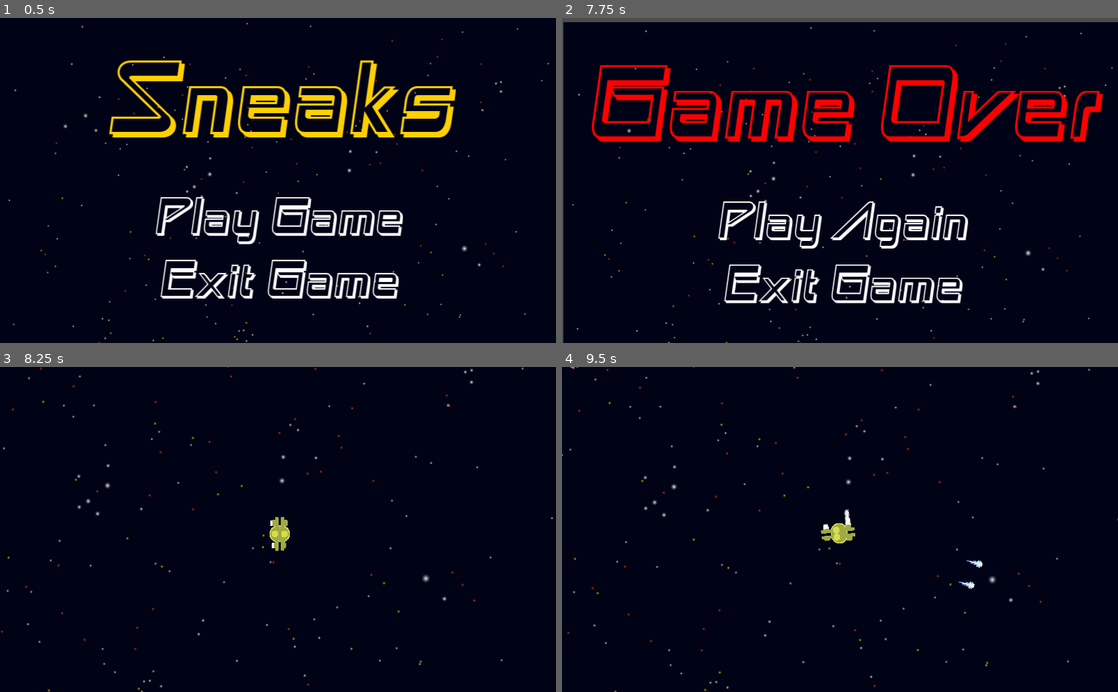
Above: before the commit, frames 1-4 (two rows, left to right).
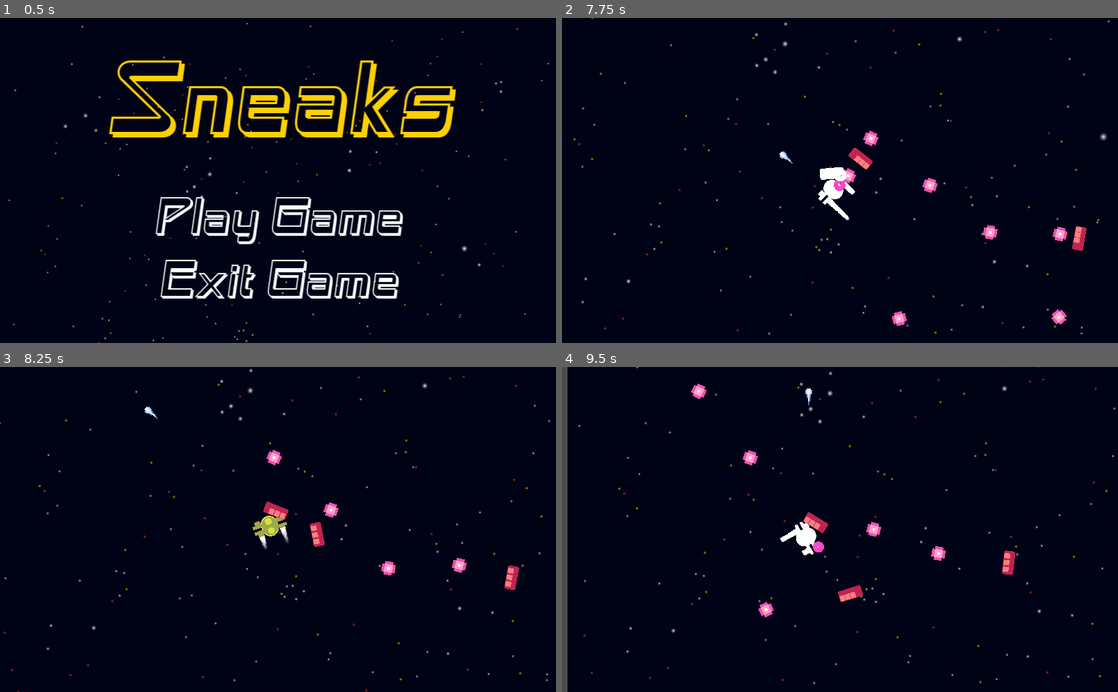
Above: after the commit, the same moments.

Repository: Zhanzo/sneaks
Game: Godot game, scene res://menus/main_menu/MainMenu.tscn
Two runs of this game, one before a commit and one after it. Both use one fixed random seed, a clock stepped at 60 frames per second and the inputs below.
Inputs (mouse positions are in pixels of both pictures, inside the frame that each line leads up to):
- Up to frame 1 (0.5 s): no input
- Up to frame 2 (7.75 s): click "Play Game" at 0.5 s; tap Enter at 1.25 s; hold Right (ui_right) 1.28-2.03 s; tap Space (ui_select) at 1.52, 2.27, 3.77, 4.52, 5.27, 6.77, 7.52 s; hold Left (ui_left) 2.03-2.78 s; hold Right (ui_right) 2.78-3.53 s; hold Up (ui_up) 3.53-4.28 s; hold Left (ui_left) 4.28-6.53 s; hold Right (ui_right) 6.53-7.28 s; hold Up (ui_up) from 7.28 s (still down)
- Up to frame 3 (8.25 s): release Up (ui_up) at 8 s; click (278, 568) at 8 s, where only the run before the commit has a clickable "Play Again"
- Up to frame 4 (9.5 s): hold Right (ui_right) from 8.78 s (still down); tap Space (ui_select) at 9.02 s

Frame 1 is identical in both runs. In frame 2, 14% of the frame differs, in the area x 0-100%, y 0-100%; in frame 3, 2.2%; in frame 4, 3.5%.

Commit message:
Add grayscale effect when player is almost dead.

Diff:
--- a/entities/player/Player.gd
+++ b/entities/player/Player.gd
@@ -2,16 +2,22 @@
 class_name Player
 
 
-signal is_hit(trauma)
+signal is_hit(trauma, health)
+signal health_regained(health)
 
 const _BULLET: PackedScene = preload("res://bullets/player_bullet/PlayerBullet.tscn")
 
 export var _bullet_kickback: int
+export var _max_health: int
 
-onready var _bullet_spawn1 : Position2D = $PlayerRig/Body/RightCannon/BulletSpawn1
-onready var _bullet_spawn2 : Position2D = $PlayerRig/Body/RightCannon/BulletSpawn2
-onready var _exhaust1 : Particles2D = $PlayerRig/Body/LeftCannon/Exhaust1
-onready var _exhaust2 : Particles2D = $PlayerRig/Body/LeftCannon/Exhaust2
+var is_hit := false
+
+onready var _hit_timer := $HitTimer
+onready var _health_regen_timer := $HealthRegenTimer
+onready var _bullet_spawn1: Position2D = $PlayerRig/Body/RightCannon/BulletSpawn1
+onready var _bullet_spawn2: Position2D = $PlayerRig/Body/RightCannon/BulletSpawn2
+onready var _exhaust1: Particles2D = $PlayerRig/Body/LeftCannon/Exhaust1
+onready var _exhaust2: Particles2D = $PlayerRig/Body/LeftCannon/Exhaust2
 onready var _animation_tree: AnimationTree = $PlayerRig/AnimationTree
 onready var _animation_state: AnimationNodeStateMachinePlayback = _animation_tree.get(
 	"parameters/playback"
@@ -21,12 +27,18 @@
 func hurt(damage_taken: int) -> void:
 	_health -= damage_taken
 	_hit_animation_player.play("hurt")
-	emit_signal("is_hit", _trauma)
+	emit_signal("is_hit", _trauma, _health)
+	_hit_timer.start()
+	is_hit = true
 
 	# If the player's health reaches zero the game is over
 	if _health <= 0:
 		if get_tree().change_scene("res://menus/game_over_menu/GameOverMenu.tscn") != OK:
 			print("Error occured when switching scene")
+
+
+func _ready() -> void:
+	_health = _max_health
 
 
 func _process(_delta: float) -> void:
@@ -76,3 +88,14 @@
 
 	_is_shooting = true
 	_bullet_delay.start()
+
+
+func _on_HitTimer_timeout() -> void:
+	is_hit = false
+	_health_regen_timer.start()
+
+func _on_HealthRegenTimer_timeout() -> void:
+	_health += 1
+	emit_signal("health_regained", _health)
+	if _health < _max_health and not is_hit:
+		_health_regen_timer.start()
--- a/entities/player/Player.tscn
+++ b/entities/player/Player.tscn
@@ -43,3 +43,13 @@
 
 [node name="BulletDelay" parent="." index="3"]
 wait_time = 0.1
+
+[node name="HitTimer" type="Timer" parent="." index="4"]
+wait_time = 5.0
+one_shot = true
+
+[node name="HealthRegenTimer" type="Timer" parent="." index="5"]
+wait_time = 0.1
+one_shot = true
+[connection signal="timeout" from="HitTimer" to="." method="_on_HitTimer_timeout"]
+[connection signal="timeout" from="HealthRegenTimer" to="." method="_on_HealthRegenTimer_timeout"]
--- a/levels/Level.gd
+++ b/levels/Level.gd
@@ -4,8 +4,10 @@
 onready var _background := $Background
 onready var _player := $Player
 onready var _enemies := $Enemies
+onready var _grayscale_filter := $HUD/CanvasLayer/GrayScale
 
 func _ready() -> void:
+	_grayscale_filter.material.set_shader_param("activate_grayscale", false)
 	var level_size : Rect2 = _background.region_rect
 
 	# set the camera limits
@@ -20,9 +22,16 @@
 		enemy.level_size = level_size
 
 
-func _on_Player_is_hit(trauma : float) -> void:
+func _on_Player_is_hit(trauma: float, health: int) -> void:
+	_camera.add_trauma(trauma)
+	if health <= 10:
+		_grayscale_filter.material.set_shader_param("activate_grayscale", true)
+
+
+func _on_Enemy_is_hit(trauma: float) -> void:
 	_camera.add_trauma(trauma)
 
 
-func _on_Enemy_is_hit(trauma : float) -> void:
-	_camera.add_trauma(trauma)
+func _on_Player_health_regained(health: int) -> void:
+	if health > 10:
+		_grayscale_filter.material.set_shader_param("activate_grayscale", false)
--- a/levels/Level.tscn
+++ b/levels/Level.tscn
@@ -1,10 +1,28 @@
-[gd_scene load_steps=6 format=2]
+[gd_scene load_steps=8 format=2]
 
 [ext_resource path="res://levels/space-background.jpg" type="Texture" id=1]
 [ext_resource path="res://entities/player/Player.tscn" type="PackedScene" id=2]
 [ext_resource path="res://entities/enemies/cruiser/Cruiser.tscn" type="PackedScene" id=3]
 [ext_resource path="res://camera/Camera.tscn" type="PackedScene" id=4]
 [ext_resource path="res://levels/Level.gd" type="Script" id=5]
+
+[sub_resource type="Shader" id=1]
+code = "shader_type canvas_item;
+
+uniform bool activate_grayscale;
+
+void fragment() {
+	COLOR = texture(SCREEN_TEXTURE, SCREEN_UV);
+	if (activate_grayscale) {
+		float avg = (COLOR.r + COLOR.g + COLOR.b) / 3.0;
+		COLOR.rgb = vec3(avg);
+	}
+
+}"
+
+[sub_resource type="ShaderMaterial" id=2]
+shader = SubResource( 1 )
+shader_param/activate_grayscale = null
 
 [node name="Level" type="Node2D"]
 script = ExtResource( 5 )
@@ -33,13 +51,14 @@
 
 [node name="Player" parent="." instance=ExtResource( 2 )]
 position = Vector2( 640, 360 )
-_health = 3
+_health = 10
 _damage = 1
 _engine_thrust = 400
 _spin_thrust = 2000
 _trauma = 0.8
 _fire_rate = 0.1
 _bullet_kickback = 30
+_max_health = 20
 
 [node name="RemoteTransform2D" type="RemoteTransform2D" parent="Player"]
 remote_path = NodePath("../../Camera")
@@ -85,6 +104,25 @@
 _trauma = 0.2
 _fire_rate = 1.0
 _player_path = NodePath("../../Player")
+
+[node name="HUD" type="Control" parent="."]
+anchor_right = 1.0
+anchor_bottom = 1.0
+__meta__ = {
+"_edit_use_anchors_": false
+}
+
+[node name="CanvasLayer" type="CanvasLayer" parent="HUD"]
+
+[node name="GrayScale" type="ColorRect" parent="HUD/CanvasLayer"]
+material = SubResource( 2 )
+anchor_right = 1.0
+anchor_bottom = 1.0
+color = Color( 1, 1, 1, 0 )
+__meta__ = {
+"_edit_use_anchors_": false
+}
+[connection signal="health_regained" from="Player" to="." method="_on_Player_health_regained"]
 [connection signal="is_hit" from="Player" to="." method="_on_Player_is_hit"]
 [connection signal="is_hit" from="Enemies/Cruiser" to="." method="_on_Enemy_is_hit"]
 [connection signal="is_hit" from="Enemies/Cruiser2" to="." method="_on_Enemy_is_hit"]
--- a/menus/game_over_menu/GameOverMenu.gd
+++ b/menus/game_over_menu/GameOverMenu.gd
@@ -1,10 +1,10 @@
 extends MarginContainer
 
 
-func _on_PlayButton_pressed():
+func _on_PlayButton_pressed() -> void:
 	if get_tree().change_scene("res://levels/Level.tscn") != OK:
 		print("Error occured when switching scene")
 
 
-func _on_ExitButton_pressed():
+func _on_ExitButton_pressed() -> void:
 	get_tree().quit()
--- a/menus/main_menu/MainMenu.gd
+++ b/menus/main_menu/MainMenu.gd
@@ -1,9 +1,9 @@
 extends MarginContainer
 
 
-func _on_PlayButton_pressed():
+func _on_PlayButton_pressed() -> void:
 	if get_tree().change_scene("res://levels/Level.tscn") != OK:
 		print("Error occured when switching scene")
 
-func _on_ExitButton_pressed():
+func _on_ExitButton_pressed() -> void:
 	get_tree().quit()
